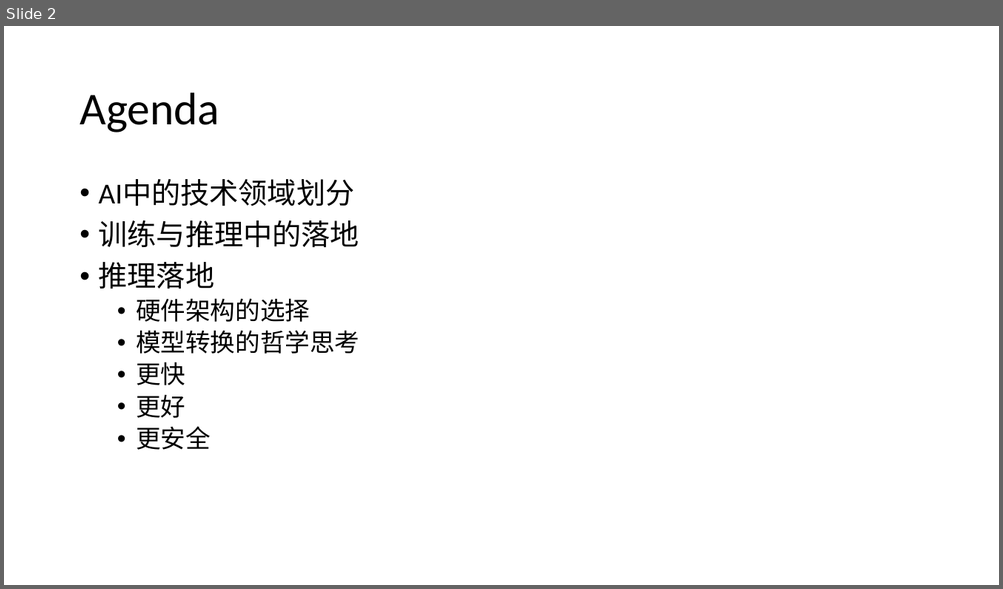
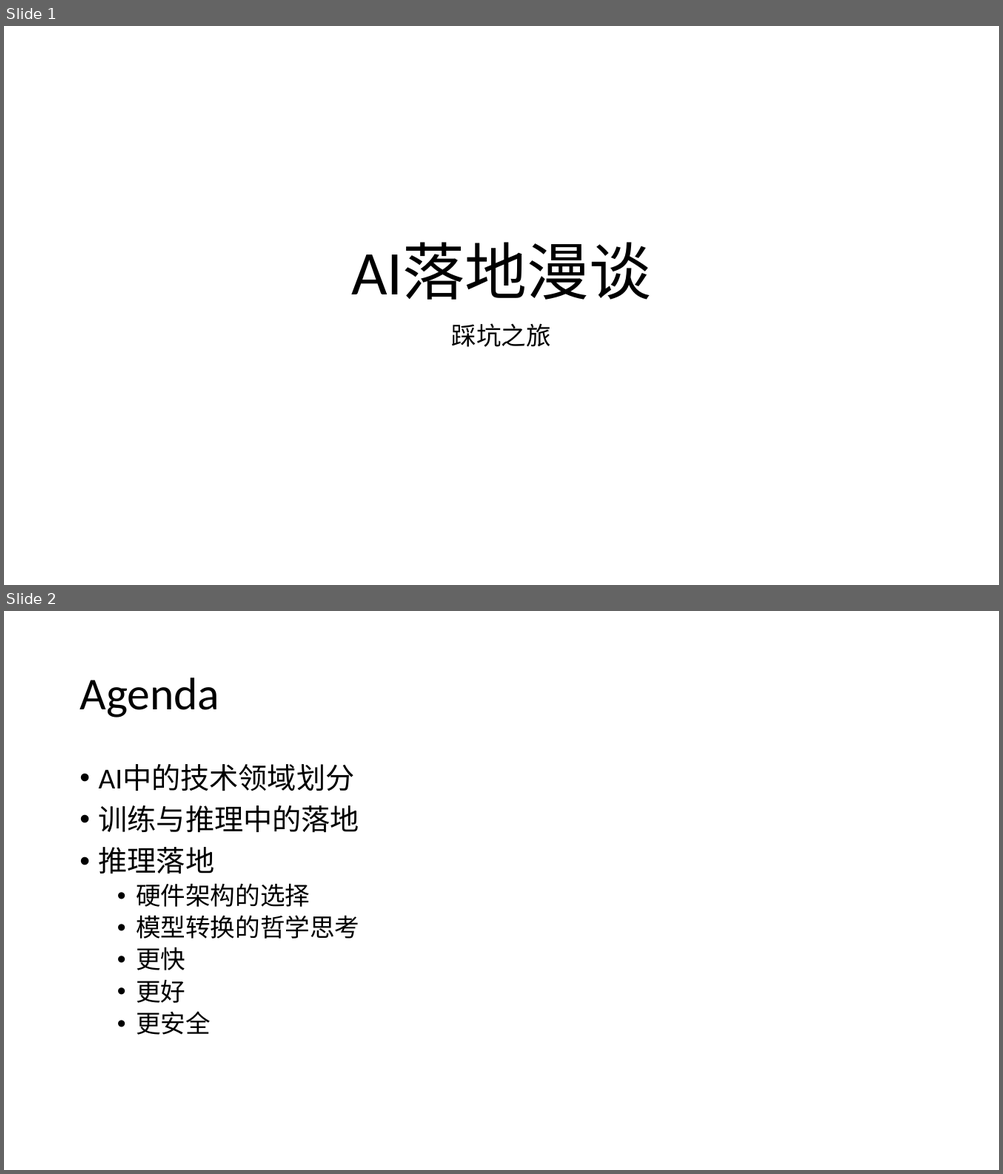
Before and after one commit to TonyFly3000/Object_detection_shiny, a slide deck: AI_PPT.pptx. Shown one above the other, each under a label of ours: slide 2 before the commit, slides 1 and 2 after it. The pictures are 1003x589 and 1003x1174 pixels, drawn with LibreOffice and Linux fonts; fonts in the diff are those of the drawing. Boxes give left, top, right and bottom in pixels: in the first picture for what was removed or moved away, otherwise in the second. Text is boxed around its words. In the diff, an @@ line names an element or a change of style, - is before the commit and + after.

```diff
--- a/AI_PPT.pptx
+++ b/AI_PPT.pptx
@@ slide 1 added at [4,26,999,585], background #FFFFFF @@
@@ title added at [351,244,652,300], 60 pt, text #000000 @@
+AI落地漫谈
@@ subtitle added at [452,323,551,347], 24 pt, text #000000 @@
+踩坑之旅
```
Also in this commit, not shown: 3 slides changed, 1 other slide added, 1 slide removed.
